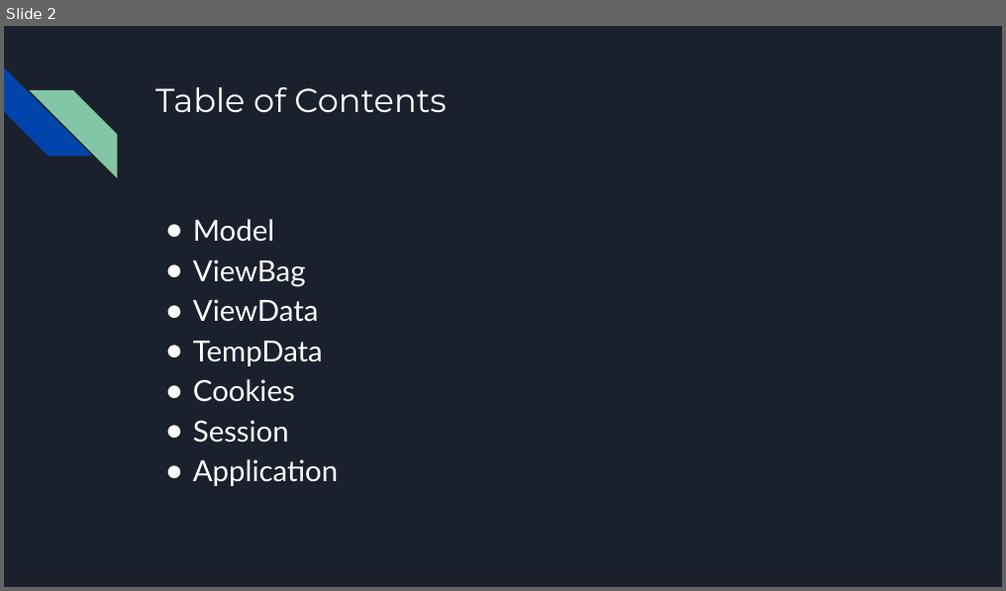
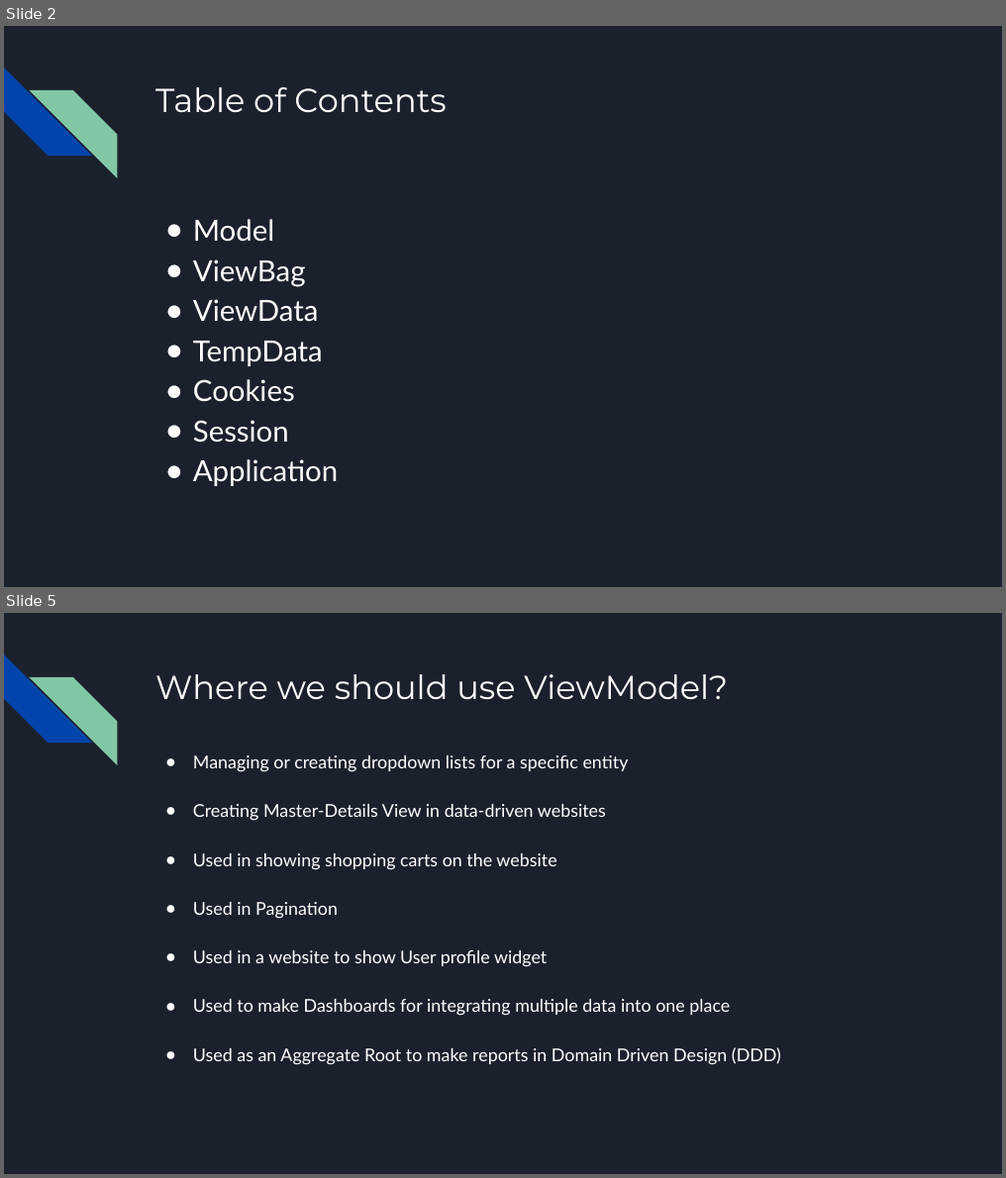
Before and after one commit to bulhard/Web-Programming, a slide deck: 00 Presentations/08 Storing Temporary Data.pptx. Shown one above the other, each under a label of ours: slide 2 before the commit, slides 2 and 5 after it; the slides between them are not shown. The pictures are 1006x591 and 1006x1178 pixels, drawn with LibreOffice and Linux fonts; fonts in the diff are those of the drawing. Boxes give left, top, right and bottom in pixels: in the first picture for what was removed or moved away, otherwise in the second. Text is boxed around its words. In the diff, an @@ line names an element or a change of style, - is before the commit and + after.

```diff
--- a/00 Presentations/08 Storing Temporary Data.pptx
+++ b/00 Presentations/08 Storing Temporary Data.pptx
@@ slide 5 added at box(4, 613, 1002, 1174), background #1B212C; not listed: 2 template elements that a slide beside it also shows @@
@@ title added at box(155, 674, 728, 699), 32 pt, text #FFFFFF @@
+Where we should use ViewModel?
@@ text added at box(193, 756, 781, 1065), 17 pt, text #FFFFFF @@
+● Managing or creating dropdown lists for a specific entity
+● Creating Master-Details View in data-driven websites
+● Used in showing shopping carts on the website
+● Used in Pagination
+● Used in a website to show User profile widget
+● Used to make Dashboards for integrating multiple data into one place
+● Used as an Aggregate Root to make reports in Domain Driven Design (DDD)
```
Also in this commit, not shown: 2 slides changed, 15 other slides added, 1 slide removed, 7 other files.
